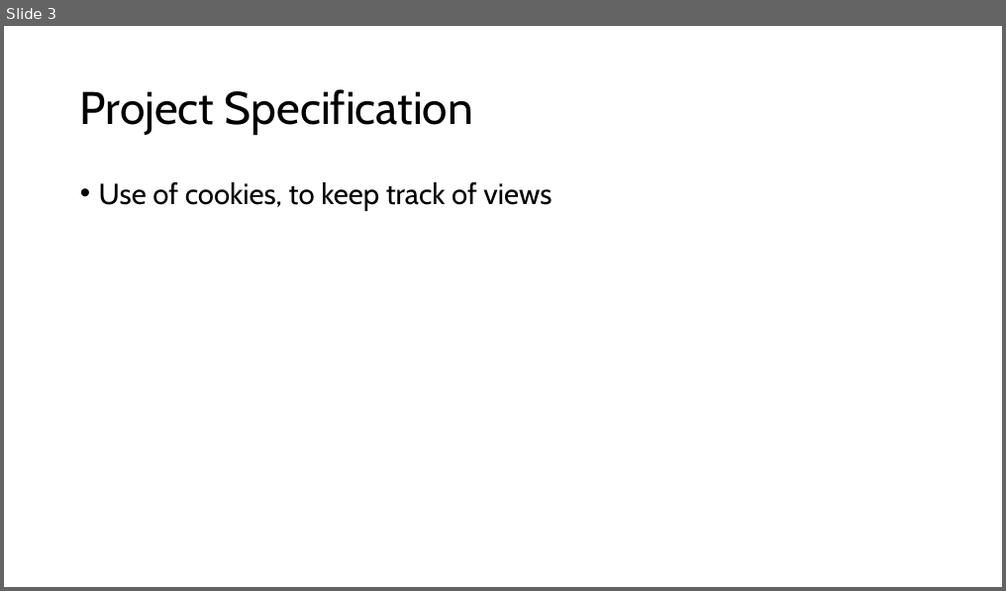
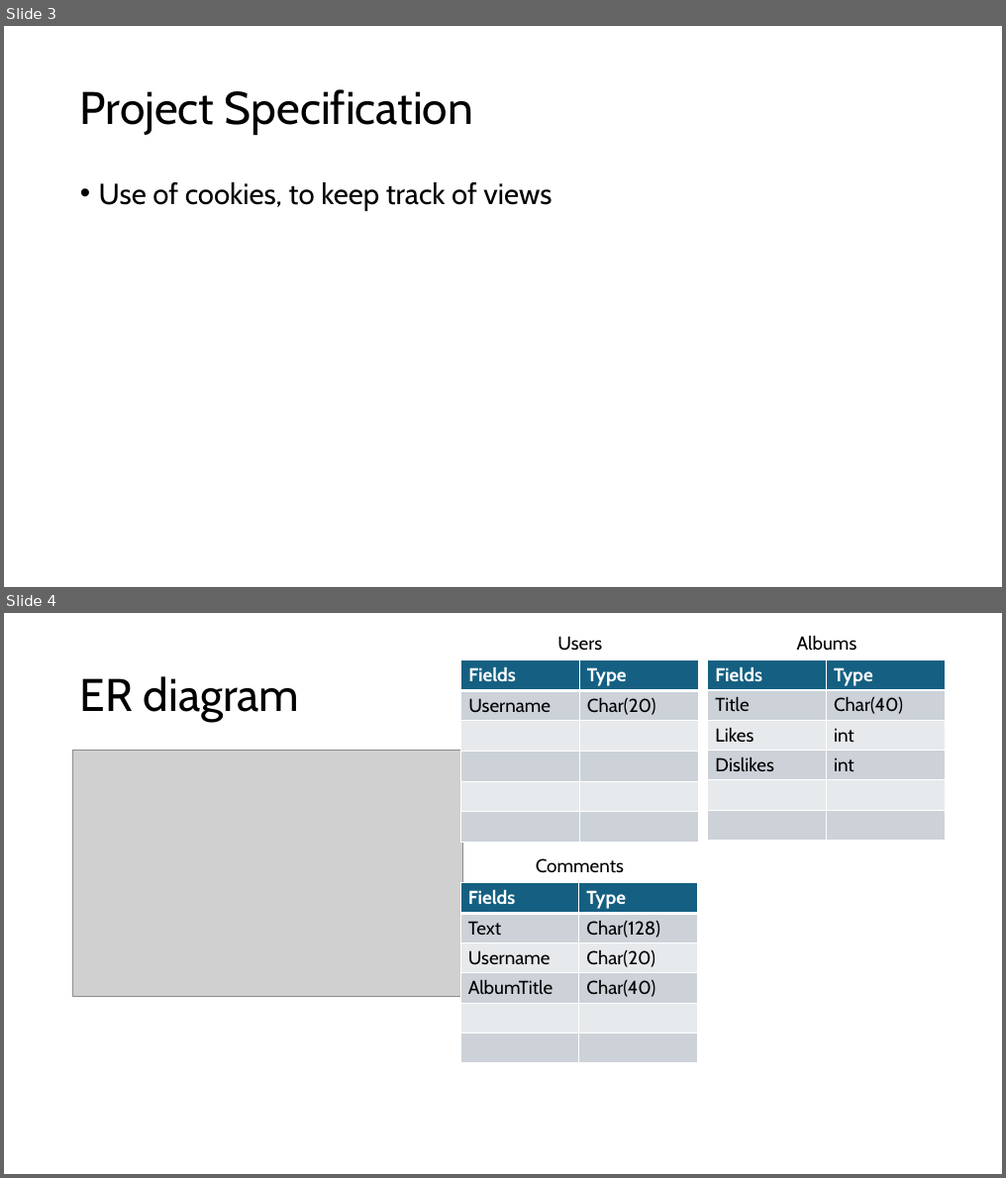
Before and after one commit to MalachyMcGinnity/WAD2GroupProject, a slide deck: WAD2 Group Project Design Spec.pptx. Shown one above the other, each under a label of ours: slide 3 before the commit, slides 3 and 4 after it. The pictures are 1006x591 and 1006x1178 pixels, drawn with LibreOffice and Linux fonts; fonts in the diff are those of the drawing; grey boxes stand for pictures. Boxes give left, top, right and bottom in pixels: in the first picture for what was removed or moved away, otherwise in the second. Text is boxed around its words. In the diff, an @@ line names an element or a change of style, - is before the commit and + after.

Commit message:
Started making an ER diagram

```diff
--- a/WAD2 Group Project Design Spec.pptx
+++ b/WAD2 Group Project Design Spec.pptx
@@ slide 4 added at (4,613,1002,1174), background #FFFFFF @@
@@ text added at (557,636,602,651), 18 pt, text #000000 @@
+Users
@@ text added at (797,635,857,651), 18 pt, text #000000 @@
+Albums
@@ table added at (461,661,698,840), 6 rows, 2 columns @@
+Fields | Type
+Username | Char(20)
+ | 
+ | 
+ | 
+ | 
@@ table added at (708,661,944,840), 6 rows, 2 columns @@
+Fields | Type
+Title | Char(40)
+Likes | int
+Dislikes | int
+ | 
+ | 
@@ title added at (80,676,300,722), 44 pt, text #000000 @@
+ER diagram
@@ picture added at (73,750,463,996) @@
@@ text added at (536,859,624,873), 18 pt, text #000000 @@
+Comments
@@ table added at (460,883,697,1062), 6 rows, 2 columns @@
+Fields | Type
+Text | Char(128)
+Username | Char(20)
+AlbumTitle | Char(40)
+ | 
+ | 
```
